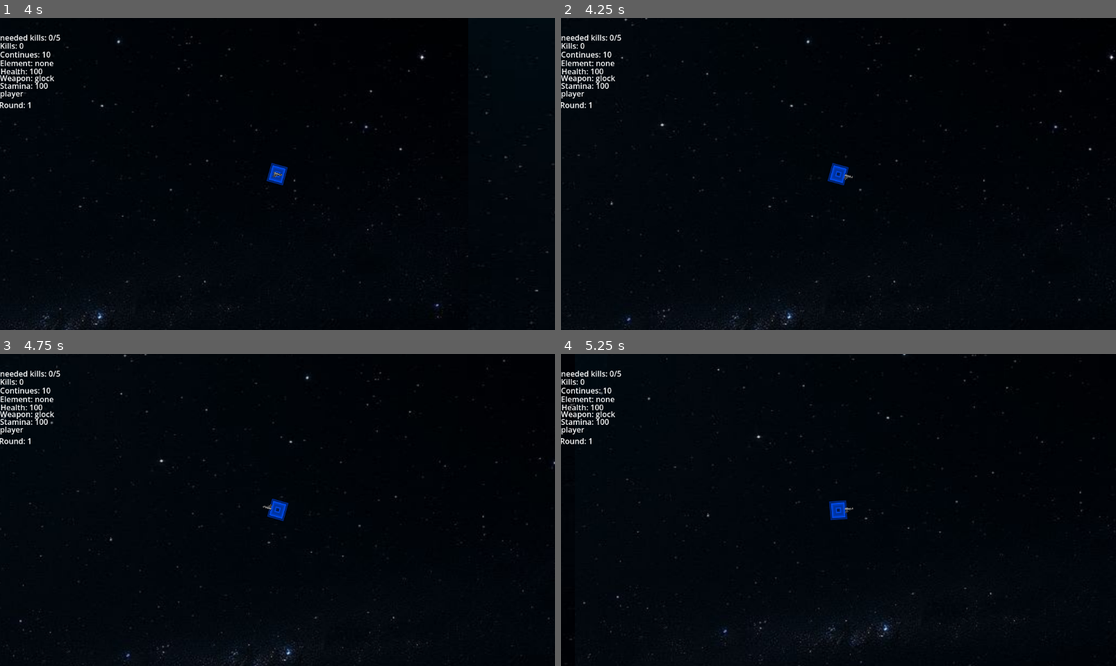
Above: before the commit, frames 1-4 (two rows, left to right).
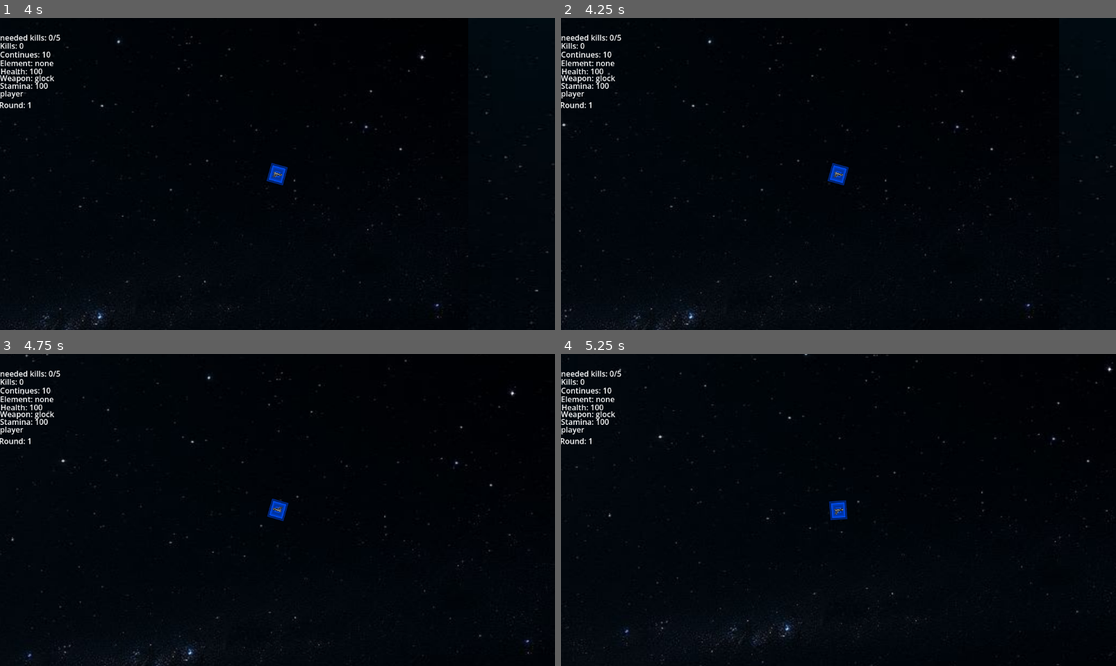
Above: after the commit, the same moments.

Repository: dreaemporer-sketch/menestrate
Game: Godot game, scene res://scenes/game.tscn
The game is run twice, just before and just after one commit, with the same random seed, the same clock (stepped at 60 frames per second) and the same inputs. The project has no main scene, so this scene is started directly.
Inputs (mouse positions are in pixels of both pictures, inside the frame that each line leads up to):
- Up to frame 1 (4 s): tap Enter at 0.5 s; move the mouse to (399, 158) at 0.52 s; hold D (move_right) 0.53-1.28 s; tap O (play) at 0.6, 1.35, 2.3, 3.05, 3.6 s; move the mouse to (166, 189) at 1.27 s; hold S (move_down) 1.28-2.03 s; move the mouse to (333, 105) at 2.02 s; hold D (move_right) 2.03-2.78 s; tap Shift (shift lock) at 2.1 s; move the mouse to (249, 236) at 2.77 s; hold W (move_up) 2.78-3.53 s; click (249, 236) at 2.85 s; move the mouse to (444, 220) at 3.52 s; hold A (move_left) from 3.53 s (still down)
- Up to frame 2 (4.25 s): keep holding A (move_left); tap R (restart, bound only before the commit) at 4.15 s
- Up to frame 3 (4.75 s): keep holding A (move_left); move the mouse to (111, 463) at 4.27 s; tap O (play) at 4.35 s
- Up to frame 4 (5.25 s): move the mouse to (866, 510) at 5.02 s; release A (move_left) at 5.03 s; hold S (move_down) from 5.03 s (still down); tap Shift (shift lock) at 5.1 s

Frame 1 is identical in both runs. In frame 2, 0.7% of the frame differs, in the area x 0-100%, y 0-100%; in frame 3, 0.7%; in frame 4, 0.7%.

Commit message:
admin
i added so that i can freely move through the rounds so that i dont ahve to play the game over and over again.

Diff:
--- a/project.godot
+++ b/project.godot
@@ -78,7 +78,12 @@
 }
 restart={
 "deadzone": 0.2,
-"events": [Object(InputEventKey,"resource_local_to_scene":false,"resource_name":"","device":-1,"window_id":0,"alt_pressed":false,"shift_pressed":false,"ctrl_pressed":false,"meta_pressed":false,"pressed":false,"keycode":0,"physical_keycode":82,"key_label":0,"unicode":114,"location":0,"echo":false,"script":null)
+"events": [Object(InputEventKey,"resource_local_to_scene":false,"resource_name":"","device":-1,"window_id":0,"alt_pressed":false,"shift_pressed":true,"ctrl_pressed":false,"meta_pressed":false,"pressed":false,"keycode":0,"physical_keycode":82,"key_label":0,"unicode":82,"location":0,"echo":false,"script":null)
+]
+}
+admin_console={
+"deadzone": 0.2,
+"events": [Object(InputEventKey,"resource_local_to_scene":false,"resource_name":"","device":-1,"window_id":0,"alt_pressed":false,"shift_pressed":true,"ctrl_pressed":false,"meta_pressed":false,"pressed":false,"keycode":0,"physical_keycode":65,"key_label":0,"unicode":65,"location":0,"echo":false,"script":null)
 ]
 }
 
--- /dev/null
+++ b/scenes/admin_console.tscn
@@ -0,0 +1,20 @@
+[gd_scene format=3 uid="uid://c617atcg8qwcm"]
+
+[ext_resource type="Script" uid="uid://b4wtkan0u4yhg" path="res://scripts/admin_console.gd" id="1_cownk"]
+
+[node name="CanvasLayer" type="CanvasLayer" unique_id=1911997941 node_paths=PackedStringArray("player", "panel", "line_edit")]
+script = ExtResource("1_cownk")
+player = NodePath("")
+panel = NodePath("Panel")
+line_edit = NodePath("Panel/LineEdit")
+
+[node name="Panel" type="Panel" parent="." unique_id=1118229513]
+offset_right = 40.0
+offset_bottom = 40.0
+
+[node name="LineEdit" type="LineEdit" parent="Panel" unique_id=331723055]
+layout_mode = 0
+offset_right = 68.5
+offset_bottom = 31.0
+
+[connection signal="text_submitted" from="Panel/LineEdit" to="." method="_on_line_edit_text_submitted"]
--- a/scenes/earthenemy.tscn
+++ b/scenes/earthenemy.tscn
@@ -12,7 +12,7 @@
 [node name="Earthenemy" type="CharacterBody2D" unique_id=1191821179]
 script = ExtResource("2_3y6fs")
 
-[node name="Earthenemy2" type="Sprite2D" parent="." unique_id=90651875]
+[node name="sprite2d" type="Sprite2D" parent="." unique_id=90651875]
 position = Vector2(1, 0.9999998)
 scale = Vector2(0.101, 0.098)
 texture = ExtResource("1_mwg1l")
--- a/scenes/fireenemy.tscn
+++ b/scenes/fireenemy.tscn
@@ -7,16 +7,11 @@
 size = Vector2(295.55194, 337.32507)
 
 [sub_resource type="RectangleShape2D" id="RectangleShape2D_vwuwk"]
-size = Vector2(39.60396, 42.21429)
+size = Vector2(39.60396, 41.515312)
 
 [node name="Fireenemy" type="CharacterBody2D" unique_id=1527854430]
 scale = Vector2(0.101, 0.098)
 script = ExtResource("1_ys8cu")
-
-[node name="Firenemy" type="Sprite2D" parent="." unique_id=1870880765]
-position = Vector2(0, 8.4703295e-22)
-scale = Vector2(0.2365206, 0.23057455)
-texture = ExtResource("1_ooup1")
 
 [node name="CollisionShape2D" type="CollisionShape2D" parent="." unique_id=266655401]
 position = Vector2(1.7053023e-13, -5.684341e-14)
@@ -26,8 +21,13 @@
 [node name="Area2D" type="Area2D" parent="." unique_id=1517773625]
 
 [node name="CollisionShape2D2" type="CollisionShape2D" parent="Area2D" unique_id=1579252631]
-position = Vector2(0, -0.6989787)
+position = Vector2(0, 0.3494891)
 scale = Vector2(1, 0.9999998)
 shape = SubResource("RectangleShape2D_vwuwk")
 
+[node name="sprite2d" type="Sprite2D" parent="." unique_id=1870880765]
+position = Vector2(1.7881393e-07, 2.9802322e-08)
+scale = Vector2(0.3, 0.33)
+texture = ExtResource("1_ooup1")
+
 [connection signal="body_entered" from="Area2D" to="." method="_on_area_2d_body_entered"]
--- a/scenes/game.tscn
+++ b/scenes/game.tscn
@@ -5,6 +5,7 @@
 [ext_resource type="PackedScene" uid="uid://g8ddcjs8g7t5" path="res://scenes/bullet1.tscn" id="3_lnu2h"]
 [ext_resource type="PackedScene" uid="uid://cuf36f17dmhop" path="res://scenes/pause_manager.tscn" id="4_lbhrr"]
 [ext_resource type="PackedScene" uid="uid://df5l34mwwyv20" path="res://scenes/hud.tscn" id="5_iywne"]
+[ext_resource type="PackedScene" uid="uid://c617atcg8qwcm" path="res://scenes/admin_console.tscn" id="6_p57ef"]
 
 [sub_resource type="Curve2D" id="Curve2D_iywne"]
 _data = {
@@ -146,3 +147,5 @@
 
 [node name="Hud" parent="." unique_id=1767084392 node_paths=PackedStringArray("player") instance=ExtResource("5_iywne")]
 player = NodePath("../Player")
+
+[node name="CanvasLayer" parent="." unique_id=1911997941 instance=ExtResource("6_p57ef")]
--- a/scenes/lightening.tscn
+++ b/scenes/lightening.tscn
@@ -16,7 +16,7 @@
 position = Vector2(0, -0.5)
 shape = SubResource("RectangleShape2D_e31j5")
 
-[node name="Lightening" type="Sprite2D" parent="." unique_id=1920056183]
+[node name="sprite2d" type="Sprite2D" parent="." unique_id=1920056183]
 position = Vector2(0, -2.9802322e-08)
 scale = Vector2(0.101, 0.098)
 texture = ExtResource("1_e31j5")
--- a/scenes/player.tscn
+++ b/scenes/player.tscn
@@ -35,6 +35,11 @@
 orb_scene = ExtResource("7_f1ej7")
 enemy_spawn = NodePath("enemyspawn/PathFollow2D")
 orb_spawn = NodePath("orbspawn/PathFollow2D")
+fire_boss_scene = ExtResource("3_y4r1p")
+wind_boss_scene = ExtResource("6_jej6c")
+water_boss_scene = ExtResource("4_3v2ag")
+lightning_boss_scene = ExtResource("5_3v2ag")
+earth_boss_scene = ExtResource("4_d2wvv")
 glock = NodePath("glock")
 shotgun = NodePath("shotgun")
 machinegun = NodePath("Machinegun")
--- a/scenes/waterenemy.tscn
+++ b/scenes/waterenemy.tscn
@@ -12,7 +12,7 @@
 [node name="Waterenemy" type="CharacterBody2D" unique_id=106441284]
 script = ExtResource("1_7rmx6")
 
-[node name="Waterenemy2" type="Sprite2D" parent="." unique_id=1317959516]
+[node name="sprite2d" type="Sprite2D" parent="." unique_id=1317959516]
 position = Vector2(0, 5.9604645e-08)
 scale = Vector2(0.101, 0.098)
 texture = ExtResource("1_brh2s")
--- a/scenes/windenemy.tscn
+++ b/scenes/windenemy.tscn
@@ -17,7 +17,7 @@
 scale = Vector2(1, 0.99999994)
 shape = SubResource("RectangleShape2D_s6nhb")
 
-[node name="Windenemy" type="Sprite2D" parent="." unique_id=1442667722]
+[node name="sprite2d" type="Sprite2D" parent="." unique_id=1442667722]
 position = Vector2(0, 5.684342e-14)
 scale = Vector2(0.101, 0.098)
 texture = ExtResource("1_wu4bi")
--- /dev/null
+++ b/scripts/admin_console.gd
@@ -0,0 +1,68 @@
+extends CanvasLayer
+
+@onready var player = get_tree().get_first_node_in_group("player")
+@export var panel: Panel
+@export var line_edit: LineEdit
+var console_open = false
+func _ready():
+	panel.visible = false
+
+func _process(_delta):
+	if Input.is_action_just_pressed("admin_console"):
+		console_open = !console_open
+		panel.visible = console_open
+
+		if console_open:
+			line_edit.grab_focus()
+		else:
+			line_edit.release_focus()
+func _on_line_edit_text_submitted(command:String)-> void:
+	print("Command:")
+	var parts = command.split(" ")
+
+
+	if parts.size() == 0:
+		return
+
+	match parts[0].to_lower():
+
+		"round":
+			if parts.size() >= 2:
+				player.current_round = int(parts[1])
+				player.enemies_to_kill = player.current_round * 5
+				player.enemies_killed_this_round = 0
+				player.enemies_spawned_this_round = 0
+				player.boss_spawned = false
+				var total_kills = 0
+				for i in range(1, player.current_round):
+					total_kills += i * 5
+				player.kills = total_kills
+
+		"health":
+			if parts.size() >= 2:
+				player.health = int(parts[1])
+
+		"kills":
+			if parts.size() >= 2:
+				player.kills = int(parts[1])
+
+		"weapon":
+			if parts.size() >= 2:
+				player.current_weapon = parts[1]
+				player.update_weapon()
+
+		"element":
+			if parts.size() >= 2:
+				player.set_element(parts[1])
+
+		"continues":
+			if parts.size() >= 2:
+				player.continues_left = int(parts[1])
+
+		"speed":
+			if parts.size() >= 2:
+				player.speed = int(parts[1])
+
+	line_edit.text = ""
+	panel.visible = false
+	console_open = false
--- a/scripts/enemy.gd
+++ b/scripts/enemy.gd
@@ -21,18 +21,18 @@
 		velocity = direction * speed
 		move_and_slide()
 
-	if player_in_range:
-		damage_timer-=delta
-		if damage_timer <=0:
+	if player_in_range and player != null:
+		damage_timer -= delta
+		if damage_timer <= 0:
 			player.take_damage(damage)
-			damage_timer=3
+			damage_timer = 3.0
 
 func take_damage(amount, element = "none"):
 	if element == resistance:
-		amount *= 0.3 # resistant
+		amount *= 0.3
 
 	elif element == "water" and resistance == "fire":
-		amount *= 2 # weakness
+		amount *= 2
 
 	elif element == "fire" and resistance == "earth":
 		amount *= 2
@@ -56,12 +56,12 @@
 		queue_free()
 
 func _on_area_2d_body_entered(body):
-
 	if body.is_in_group("player"):
-		player_in_range=true
-		player=body
-		body.take_damage(damage)
-		damage_timer=3.0
+		if not player_in_range:
+			player_in_range = true
+			player = body
+			body.take_damage(damage)
+			damage_timer = 3.0
 
 func update_health_visuals():
 	health_pct = health / max_health
@@ -70,4 +70,5 @@
 
 func _on_area_2d_body_exited(body: Node2D) -> void:
 	if body.is_in_group("player"):
-		player_in_range=false
+		player_in_range = false
+		damage_timer = 0.0 # Clear the timer when they leave
--- a/scripts/player.gd
+++ b/scripts/player.gd
@@ -369,16 +369,15 @@
 # =========================
 
 func die():
-
-	continues_left -= 1
-
-	if continues_left > 0:
-
-		continue_game()
-
-	else:
-
-		game_over()
+	if continues_left <= 0:
+		return
+		continues_left -= 1
+
+		if continues_left > 0:
+			health = 100
+			continue_game()
+		else:
+			game_over()
 
 
 # =========================
@@ -387,14 +386,9 @@
 
 func continue_game():
 
-	health = 40
-
-	stamina = 40
-
+	stamina = 100
 	speed -= 10
-
 	fire_rate += 0.05
-
 	global_position = Vector2.ZERO
 
 
--- a/scripts/restart.gd
+++ b/scripts/restart.gd
@@ -1,5 +1,5 @@
 extends Node
 
 func _process(delta):
-	if Input.is_key_pressed(KEY_R):
+	if Input.is_action_just_pressed("restart"):
 		get_tree().reload_current_scene()
Binary file changed: img/firenemy.png
Not shown, added: scripts/admin_console.gd.uid
Not shown, changed: img/firenemy.png~
